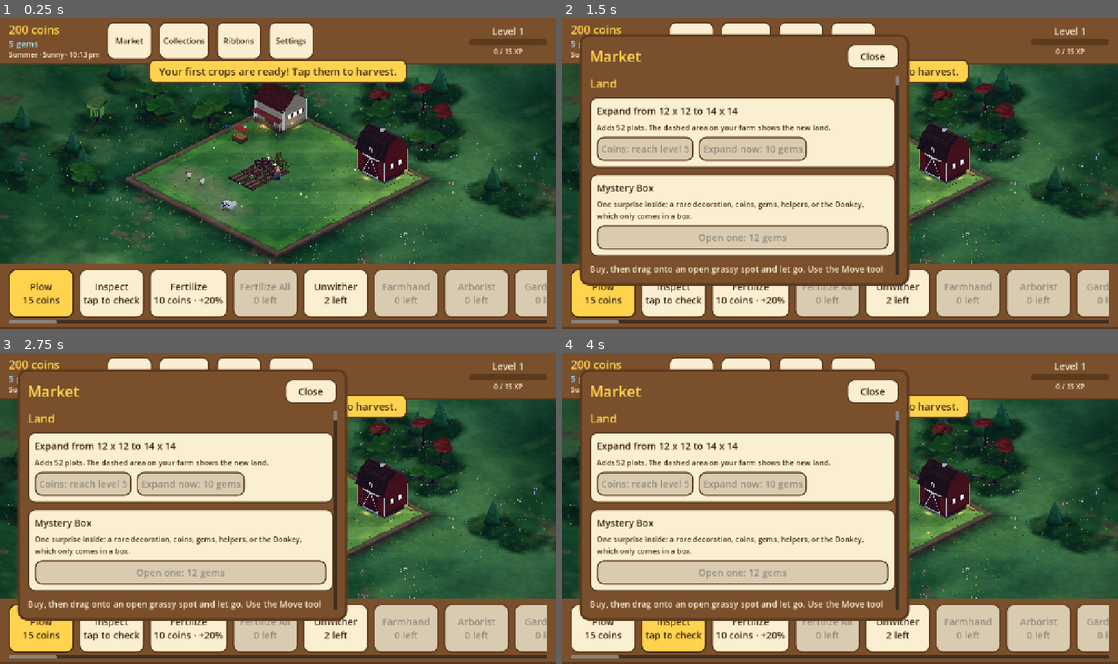
Above: before the commit, frames 1-4 (two rows, left to right).
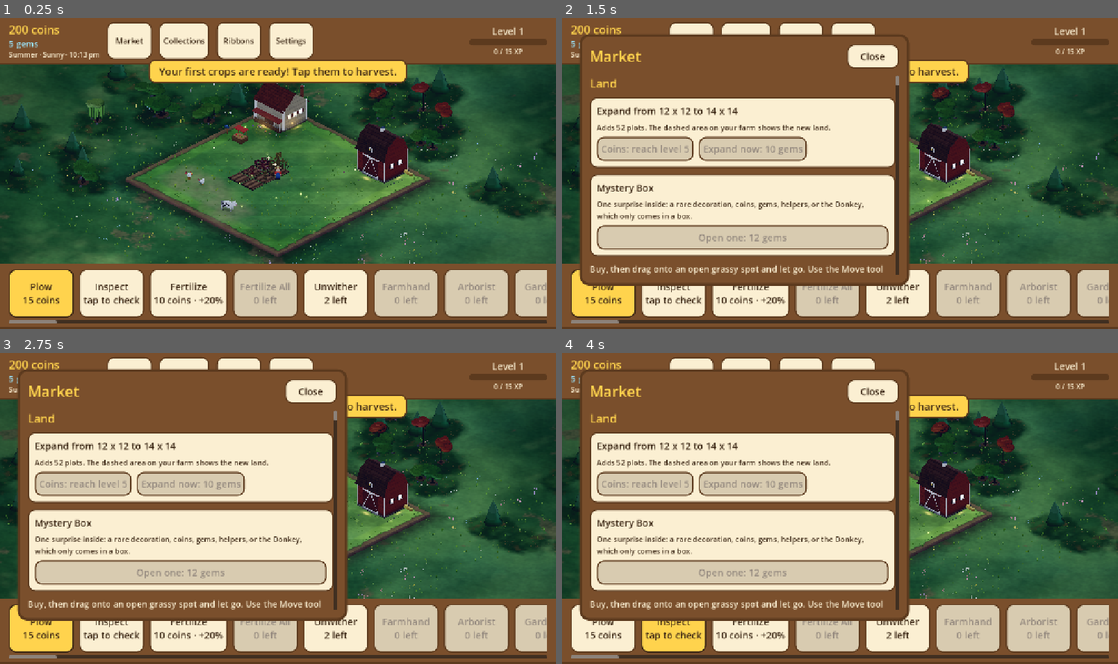
Above: after the commit, the same moments.

Repository: aniket-patra-1998/farm-game
Game: Godot game, scene res://scenes/main.tscn
Two runs of this game, one before a commit and one after it. Both use one fixed random seed, a clock stepped at 60 frames per second and the inputs below.
Inputs:
- Up to frame 1 (0.25 s): no input
- Up to frame 2 (1.5 s): click "Market" at 0.5 s; click "Collections" at 1.25 s
- Up to frame 3 (2.75 s): click "Ribbons" at 2 s
- Up to frame 4 (4 s): click "Plow 15 coins" at 2.75 s; click "Inspect tap to check" at 3.5 s

The runs differ from the first frame. In frame 1, 0.5% of the frame differs, in the area x 12-82%, y 20-55%; in frame 2, 0.2%; in frame 3, 0.3%; in frame 4, 0.3%.

Commit message:
Crowding generalised: data-driven groups, neighbour mask, hidden parts skipped (trees, blooms, fences, hedges)
Co-Authored-By: Claude Sonnet 5.5 <noreply@anthropic.com>
Claude-Session: https://claude.ai/code/session_014fNSr1LTa4ZmUtF6K6voar

Diff:
--- /dev/null
+++ b/data/crowding.json
@@ -0,0 +1,9 @@
+{
+  "_comment": "Groups of things that look grown together when they stand packed: matched by item id first, then by kind. swell/lift/shade are how much a fully surrounded thing widens, stands taller and darkens underneath; hide is how much of its detail that faces a neighbour is left out (it is covered anyway).",
+  "groups": {
+    "tree":   {"kinds": ["tree"],  "swell": 0.1, "lift": 0.2, "shade": 0.3, "hide": 0.5},
+    "bloom":  {"kinds": ["bloom"], "swell": 0.0, "lift": 0.1, "shade": 0.2, "hide": 0.5},
+    "fence":  {"ids": ["wooden_fence", "white_picket_fence"], "swell": 0.0, "lift": 0.0, "shade": 0.0, "hide": 1.0},
+    "hedge":  {"ids": ["hedge"],   "swell": 0.0, "lift": 0.0, "shade": 0.1, "hide": 0.5}
+  }
+}
--- a/scripts/world3d/bloom_model.gd
+++ b/scripts/world3d/bloom_model.gd
@@ -12,7 +12,8 @@
 
 ## Builds the bloom standing on `at` in `parent`.
 static func build_at(parent: Node3D, at: Vector3, it: Dictionary, size: float, ready: bool, withered: bool,
-		full: bool, seed_value: int) -> void:
+		full: bool, seed_value: int, mask := 0) -> void:
+	var crowd := Crowding.share_of(mask)
 	var rng := RandomNumberGenerator.new()
 	rng.seed = seed_value
 	var col := Color.html(str(it.get("color", "#d6304a")))
@@ -25,11 +26,12 @@
 	var root := Node3D.new()
 	root.position = at
 	parent.add_child(root)
-	var stems := ModelKit.scaled(5, 2) if full else 1
+	var stems := maxi(2, roundi(ModelKit.scaled(5, 2) * (1.0 - 0.4 * crowd))) if full else 1
 	for k in stems:
 		var a := TAU * k / stems + rng.randf() * 0.5
 		var off := Vector3(cos(a), 0, sin(a)) * (0.09 if full and k > 0 else 0.0) * size
-		var h := (0.42 + rng.randf_range(-0.06, 0.06)) * size * (1.0 if k == 0 else 0.85)
+		var h := (0.42 + rng.randf_range(-0.06, 0.06)) * (1.0 + Crowding.setting("bloom", "lift") * crowd) \
+			* size * (1.0 if k == 0 else 0.85)
 		var lean := 0.9 if withered else 0.12
 		var flower := Node3D.new()
 		flower.position = off
@@ -44,7 +46,7 @@
 			ModelKit.ball(flower, top, 0.035 * size, ModelKit.paint(col.lerp(STEM, 0.4)), Vector3(0.8, 1.3, 0.8))
 			continue
 		var open := 0.6 if withered else 1.0
-		var petals := ModelKit.scaled(PETALS, 4)
+		var petals := maxi(3, roundi(ModelKit.scaled(PETALS, 4) * (1.0 - 0.5 * crowd)))
 		for pk in petals:
 			var pa := TAU * pk / petals
 			ModelKit.ball(flower, top + Vector3(cos(pa), 0.1, sin(pa)) * 0.045 * size * open, 0.035 * size,
@@ -59,5 +61,5 @@
 	var holder := Node3D.new()
 	var d := Game.catalog.get_def(str(it.get("id", ""))) as BloomDef
 	build_at(holder, Vector3(0.5, 0, 0.5), it, 1.6 * scale, Game.is_ready(o), Game.is_withered(o),
-		d != null and d.is_full(), int(o.get("uid", 0)))
+		d != null and d.is_full(), int(o.get("uid", 0)), Crowding.mask(o))
 	return ModelKit.bake(holder)
--- a/scripts/world3d/crowding.gd
+++ b/scripts/world3d/crowding.gd
@@ -1,47 +1,90 @@
 class_name Crowding
 extends RefCounted
-## How packed in a thing is among its own kind (0: stands alone, 1: every tile round it holds another). A shared
-## visual rule: things that crowd together look grown together, as in FarmVille's orchards. A crowded tree stands
-## a little taller on a longer trunk, its crown swells to meet its neighbours' and its undersides sit in deeper
-## shade, so overlapping crowns read as one leafy mass over a shaded floor of trunks, not as separate balls.
-## A kind opts in by listing itself in GROUPS and reading `of(o)` (or `level(o)`, in a view's key, so the view is
-## rebuilt when a neighbour comes or goes) where it is built.
+## A universal visual and rendering rule for things that stand packed together, as in FarmVille's orchards.
+## Looks: a crowded thing grows as one with its neighbours (a tree stands taller, its crown swells to meet theirs
+## and its underside sits in shade, so crowns read as one leafy mass over a floor of trunks). Cost: the parts of a
+## thing that face a neighbour of its group are covered anyway, so they are left out (a packed orchard draws
+## about three quarters of its trees' parts, a fence run shares its posts). Two trees side by side cost
+## about one and a half.
+## A group lives in data/crowding.json (matched by item id, then by kind). A model asks `mask(o)` of its placed
+## object, reads the group's numbers with `setting`, uses `share_of` for how packed in it is and `covered` to
+## know whether a part faces a neighbour. A view's key holds the mask, so it is rebuilt when a neighbour
+## comes or goes.
 
-const GROUPS: Array[String] = ["tree", "bloom"]   # the kinds that crowd (decorations such as hedges can join)
-const STEPS := 4                                   # `level`: crowd in this many steps (a view is rebuilt per step)
-const SHADE := 0.3                                 # how much darker the lower parts of a fully crowded thing are
-const SWELL := 0.1                                 # how much wider a fully crowded crown grows
-const LIFT := 0.2                                  # how much taller its trunk stands
+const PATH := "res://data/crowding.json"
+## The eight neighbours as (row, col) steps; a mask has one bit each, in this order.
+const DIRS: Array[Vector2i] = [Vector2i(-1, -1), Vector2i(-1, 0), Vector2i(-1, 1), Vector2i(0, -1), Vector2i(0, 1),
+	Vector2i(1, -1), Vector2i(1, 0), Vector2i(1, 1)]
+
+static var _groups: Dictionary = {}
 
 
-## The share of the ring of tiles round `o`'s footprint holding another thing of its kind.
-static func of(o: Dictionary) -> float:
+static func _load() -> void:
+	if not _groups.is_empty():
+		return
+	var parsed: Variant = JSON.parse_string(FileAccess.get_file_as_string(PATH))
+	if parsed is Dictionary:
+		_groups = (parsed as Dictionary).get("groups", {})
+
+
+## The group an object belongs to ("" when it doesn't crowd).
+static func group_of(o: Dictionary) -> String:
+	_load()
+	var id := str(o.get("id", ""))
 	var kind := Game.kind_of(o)
-	if not kind in GROUPS:
-		return 0.0
+	for g: String in _groups:
+		var def: Dictionary = _groups[g]
+		if id in def.get("ids", []) or (not def.has("ids") and kind in def.get("kinds", [])):
+			return g
+	return ""
+
+
+## One number of a group's rules (0 for a group or key that isn't there).
+static func setting(group: String, key: String) -> float:
+	_load()
+	return float((_groups.get(group, {}) as Dictionary).get(key, 0.0))
+
+
+## Which of the eight tiles round `o`'s footprint hold another thing of its group (a bit each, see DIRS).
+static func mask(o: Dictionary) -> int:
+	var group := group_of(o)
+	if group.is_empty() or not o.has("row"):   # previews and sheets show a thing on its own
+		return 0
 	var fp := Game.footprint(str(o["id"]))
 	var row := int(o["row"])
 	var col := int(o["col"])
-	var ring := 0
-	var same := 0
+	var out := 0
 	for r in range(row - 1, row + fp.y + 1):
 		for c in range(col - 1, col + fp.x + 1):
 			if r >= row and r < row + fp.y and c >= col and c < col + fp.x:
 				continue
 			if r < 0 or c < 0 or r >= Game.farm_size or c >= Game.farm_size:
 				continue
-			ring += 1
 			var n := Game.object_at(Game.index_of(r, c))
-			if not n.is_empty() and Game.kind_of(n) == kind:
-				same += 1
-	return float(same) / float(ring) if ring > 0 else 0.0
+			if n.is_empty() or group_of(n) != group:
+				continue
+			var step := Vector2i(signi(r - row) if r < row else (1 if r >= row + fp.y else 0),
+				-1 if c < col else (1 if c >= col + fp.x else 0))
+			out |= 1 << DIRS.find(step)
+	return out
 
 
-## `of`, in whole steps (0..STEPS): what goes in a view's key.
-static func level(o: Dictionary) -> int:
-	return roundi(of(o) * STEPS)
+## How packed in a mask is: 0 alone, 1 with something on every side.
+static func share_of(m: int) -> float:
+	var n := 0
+	for i in DIRS.size():
+		n += (m >> i) & 1
+	return float(n) / DIRS.size()
 
 
-## A step as a share again.
-static func share(step: int) -> float:
-	return float(step) / float(STEPS)
+## Whether a neighbour of the group stands on the side a part faces; `angle` is its direction on the ground
+## (0 along +col, a quarter turn towards +row), in the world, not turned by the model.
+static func covered(m: int, angle: float) -> bool:
+	var s := posmod(roundi(angle / (PI / 4.0)), 8)
+	var step := Vector2i(roundi(sin(s * PI / 4.0)), roundi(cos(s * PI / 4.0)))
+	return (m >> DIRS.find(step)) & 1 == 1
+
+
+## Whether the next tile along a row (`dir` +1 south, -1 north) holds a thing of the group: where a run goes on.
+static func joined(m: int, dir: int) -> bool:
+	return (m >> DIRS.find(Vector2i(dir, 0))) & 1 == 1
--- a/scripts/world3d/decor_model.gd
+++ b/scripts/world3d/decor_model.gd
@@ -40,9 +40,9 @@
 		"dirt_path", "brick_path", "stone_path":
 			_path(root, id, col, int(o.get("uid", 0)))
 		"wooden_fence", "white_picket_fence":
-			_fence_run(root, id == "white_picket_fence", col, int(o.get("uid", 0)))
+			_fence_run(root, id == "white_picket_fence", col, int(o.get("uid", 0)), Crowding.mask(o))
 		"hedge":
-			_hedge(root, int(o.get("uid", 0)))
+			_hedge(root, int(o.get("uid", 0)), Crowding.mask(o))
 		"stone_wall":
 			_stone_wall(root, int(o.get("uid", 0)))
 		"hay_bale":
@@ -365,13 +365,15 @@
 
 ## One tile of fence along its middle (it lines up with fences on the next tiles). Each tile is a little
 ## different: posts a touch taller or shorter, pickets uneven, boards weathered, so a long run looks built by hand.
-static func _fence_run(root: Node3D, picket: bool, col: Color, seed_value: int) -> void:
+static func _fence_run(root: Node3D, picket: bool, col: Color, seed_value: int, mask := 0) -> void:
 	var rng := RandomNumberGenerator.new()
 	rng.seed = seed_value * 7919 + 11
 	var mat := ModelKit.paint(col)
 	var worn := ModelKit.paint(col.darkened(0.12))
 	for z: float in [0.0, 0.5, 1.0]:
 		var h := 0.32 + rng.randf_range(-0.02, 0.03)
+		if z == 1.0 and Crowding.joined(mask, 1):
+			continue   # the next tile's first post stands here
 		ModelKit.box(root, Vector3(0.465, 0, z - 0.035), Vector3(0.535, h, z + 0.035), worn if not picket else mat)
 		# A cap on every post: a little pyramid of wood, so the top sheds rain.
 		ModelKit.cylinder(root, Vector3(0.5, h, z), 0.05, 0.035, mat, 0.012, 4)
@@ -394,7 +396,7 @@
 
 
 ## A clipped hedge: a long body of leaf masses, a flat trimmed top and a few flowers and berries in it.
-static func _hedge(root: Node3D, seed_value: int) -> void:
+static func _hedge(root: Node3D, seed_value: int, mask := 0) -> void:
 	var rng := RandomNumberGenerator.new()
 	rng.seed = seed_value * 104729 + 5
 	for k in 5:
@@ -406,6 +408,8 @@
 			Vector3(1.15, 0.55, 1.1))
 	for k in 6:
 		var at := Vector3(0.5 + rng.randf_range(-0.12, 0.12), rng.randf_range(0.18, 0.34), 0.08 + k * 0.16)
+		if k % 2 == 1 and Crowding.joined(mask, 1) and Crowding.joined(mask, -1):
+			continue   # inside a long hedge the flowers are fewer
 		ModelKit.ball(root, at + Vector3(0, 0, 0), 0.03, ModelKit.paint(Color("#e8d86a") if k % 2 else Color("#d8506a")))
 
 
--- a/scripts/world3d/objects_3d.gd
+++ b/scripts/world3d/objects_3d.gd
@@ -11,7 +11,7 @@
 const MODELLED := ["building", "barn", "crafting", "tree", "animal", "vehicle", "decor", "young", "bloom"]
 const SCENERY_Y := -Ground3D.SLAB
 const SCENERY_CELL := 14.0    # woods are baked in squares this many tiles across
-const GROVE_CROWD := 0.6      # woods stand shoulder to shoulder, so their trees are drawn crowded
+const GROVE_MASK := 0xff       # woods stand shoulder to shoulder: their trees are drawn crowded on every side
 
 const PINE := Color("#2f6b3a")
 
@@ -146,7 +146,7 @@
 	var site := int(Game.land.construction_progress(o) * 10.0) if Game.under_construction(o) else -1
 	return "%s|%d|%d|%d|%s|%d|%s|%d|%s" % [o["id"], int(o["row"]), int(o["col"]), int(o.get("level", 1)),
 		o.get("flip", false), site, Game.kind_of(o) in ["tree", "bloom"] and Game.is_ready(o),
-		Crowding.level(o),
+		Crowding.mask(o),
 		str(o.get("crop", o.get("flower", ""))) + "|%d|%s|%s" % [int(o.get("fed", 0)), Game.is_withered(o), _at_work(o)]]
 
 
@@ -174,7 +174,7 @@
 		"tree":
 			node = Node3D.new()
 			TreeModel.build_at(node, Vector3(fp.x / 2.0, 0, fp.y / 2.0), it, ScaleGuide.factor(str(o["id"])),
-				Game.is_ready(o), int(o["uid"]), true, TreeModel.UNSET, Crowding.share(Crowding.level(o)))
+				Game.is_ready(o), int(o["uid"]), true, TreeModel.UNSET, Crowding.mask(o))
 			node = ModelKit.bake(node)
 		"vehicle":
 			node = VehicleModel.build(it, Game.under_construction(o))
@@ -234,10 +234,10 @@
 				pine(holder, at, 1.0 + fposmod(r * 7.0 + c * 3.0, 0.5))
 			"willow_tree":
 				TreeModel.build_at(holder, at, {"id": "willow"}, 1.15, false, int(r * 31 + c), false, TreeModel.UNSET,
-					GROVE_CROWD)
+					GROVE_MASK)
 			_:
 				TreeModel.build_at(holder, at, {"id": str(t[2])}, 1.2, false, int(r * 31 + c), false, TreeModel.UNSET,
-					GROVE_CROWD)
+					GROVE_MASK)
 	for cell in groups:
 		_scenery.add_child(ModelKit.bake(groups[cell]))
 
--- a/scripts/world3d/tree_model.gd
+++ b/scripts/world3d/tree_model.gd
@@ -60,10 +60,12 @@
 
 
 ## A tree standing on `base` under `parent`; `size` 1 is a full tree on its own tile (crown nearly as wide
-## as it). `leaf` overrides the kind's leaf colour when given. `crowd` (see Crowding) is how packed in it stands:
-## more shade underneath, a taller trunk and a crown that swells to meet its neighbours'.
+## as it). `leaf` overrides the kind's leaf colour when given. `mask` (see Crowding) is which tiles round it hold
+## trees: more shade underneath, a taller trunk, a crown that swells to meet its neighbours', and no parts on the
+## sides they cover.
 static func build_at(parent: Node3D, base: Vector3, it: Dictionary, size := 1.0, ready := false,
-		seed_value := 0, fruit := true, leaf := UNSET, crowd := 0.0) -> Node3D:
+		seed_value := 0, fruit := true, leaf := UNSET, mask := 0) -> Node3D:
+	var crowd := Crowding.share_of(mask)
 	var root := Node3D.new()
 	root.position = base
 	parent.add_child(root)
@@ -73,7 +75,8 @@
 	# Its height: its kind's (oaks low and broad, cherries tall), and this tree's own within that.
 	var tall := float(sh.get("tall", 1.0)) * rng.randf_range(TALL_MIN, TALL_MAX)
 	var upright := str(sh["form"]) not in ["palm", "banana"]
-	sh["trunk_h"] = float(sh["trunk_h"]) * tall * (TRUNK_TALL if upright else 1.0) * (1.0 + Crowding.LIFT * crowd) \
+	var lift := 1.0 + Crowding.setting("tree", "lift") * crowd
+	sh["trunk_h"] = float(sh["trunk_h"]) * tall * (TRUNK_TALL if upright else 1.0) * lift \
 		* (rng.randf_range(TRUNK_VARY_MIN, TRUNK_VARY_MAX) if upright else 1.0)
 	sh["crown_h"] = float(sh["crown_h"]) * tall
 	# This tree's own variation: a little taller or shorter, leaning a little, turned its own way.
@@ -82,8 +85,8 @@
 	var leaf_col := leaf if leaf.a > 0.0 else Color.html(str(sh.get("leaf", LEAF.to_html())))
 	leaf_col = Color.from_hsv(leaf_col.h + rng.randf_range(-0.025, 0.025), leaf_col.s * rng.randf_range(0.92, 1.05),
 		leaf_col.v * rng.randf_range(0.94, 1.04))
-	sh["crown_r"] = float(sh["crown_r"]) * (1.0 + Crowding.SWELL * crowd)
-	var t := {"root": root, "rng": rng, "k": k, "sh": sh, "crowd": crowd, "leaf": leaf_col,
+	sh["crown_r"] = float(sh["crown_r"]) * (1.0 + Crowding.setting("tree", "swell") * crowd)
+	var t := {"root": root, "rng": rng, "k": k, "sh": sh, "crowd": crowd, "mask": mask, "leaf": leaf_col,
 		"shine": float(sh.get("shine", 0.0)),
 		"lean": Vector3(rng.randf_range(-0.06, 0.06), 0, rng.randf_range(-0.06, 0.06)), "blobs": []}
 	var crown: Vector3
@@ -148,7 +151,7 @@
 	var r := float(sh["trunk_r"]) * k * TRUNK_BULK
 	var lean: Vector3 = t["lean"]
 	var trunk := ModelKit.cylinder(root, Vector3.ZERO, r, h,
-		ModelKit.paint(BARK.darkened(Crowding.SHADE * float(t["crowd"]))), r * 0.6, 8)
+		ModelKit.paint(BARK.darkened(Crowding.setting("tree", "shade") * float(t["crowd"]))), r * 0.6, 8)
 	trunk.rotation = Vector3(lean.z, 0, -lean.x)
 	# The trunk flares at the foot into roots that grip the ground.
 	ModelKit.cylinder(root, Vector3.ZERO, r * 1.9, r * 1.4, ModelKit.paint(BARK), r * 1.0, 8)
@@ -203,7 +206,8 @@
 	var foot := Vector3(centre.x, centre.y - float(sh["crown_h"]) * k * 0.6, centre.z)
 	# The light in the tree's own space (the tree is turned at random, the sun is not).
 	var sun := Vector3(-0.45, 0.75, 0.5).normalized().rotated(Vector3.UP, -float(t["root"].rotation.y))
-	var shaded := float(t["crowd"]) * Crowding.SHADE   # in a grove the lower crown is in its neighbours' shade
+	# In a grove the lower crown is in its neighbours' shade.
+	var shaded := float(t["crowd"]) * Crowding.setting("tree", "shade")
 	var lobes := int(sh.get("lobes", CROWN_LOBES))
 	var bump := float(sh.get("bump", CROWN_BUMP))
 	# The core, a soft mass of the whole crown's width, then the masses around it: each one smooth and lumpy,
@@ -219,6 +223,9 @@
 		var p := mid + Vector3(cos(a) * d, y * ch * 0.7, sin(a) * d)
 		var size := cr * mass * lay.z * rng.randf_range(0.85, 1.1)
 		var squash := Vector3(rng.randf_range(1.0, 1.2), flat * rng.randf_range(0.85, 1.05), rng.randf_range(0.95, 1.15))
+		# A mass on a side a neighbour covers is hidden anyway: every other one is left out, with its limb.
+		if i % 2 == 1 and Crowding.covered(int(t["mask"]), a - root.rotation.y):
+			continue
 		_canopy(root, p, squash * size, rng, leaf, sun, 0.1 + 0.2 * (y + 0.3) - shaded, lobes, bump, shine)
 		(t["blobs"] as Array).append([p, size, a])
 		_limb(root, foot, p - Vector3(0, size * 0.45, 0), float(sh["trunk_r"]) * k * float(sh.get("limb", 0.6)))
--- a/tests/suites/world3d_test.gd
+++ b/tests/suites/world3d_test.gd
@@ -791,24 +791,26 @@
 	objects.queue_free()
 
 
-func test_146_trees_standing_together_grow_together() -> void:
+func test_146_things_standing_together_grow_together_and_cost_less() -> void:
 	Game.saving_enabled = false
 	Game.reset_game()
 	Game.farm_size = 24
 	Game.set_objects([])
 	var lone := {"uid": 9301, "id": "apple_tree", "row": 10, "col": 10, "t": Game.now()}
 	Game.add_object(lone)
-	_eq(Crowding.level(lone), 0, "a tree on its own is not crowded")
+	_eq(Crowding.mask(lone), 0, "a tree on its own is not crowded")
 	var around: Array[Vector2i] = [Vector2i(9, 9), Vector2i(9, 10), Vector2i(9, 11), Vector2i(10, 9), Vector2i(10, 11)]
 	var uid := 9302
 	for rc in around:
 		Game.add_object({"uid": uid, "id": "apple_tree", "row": rc.x, "col": rc.y, "t": Game.now()})
 		uid += 1
-	var share := Crowding.of(lone)
+	var share := Crowding.share_of(Crowding.mask(lone))
 	_check(share > 0.5 and share < 0.7, "five of its eight neighbours are trees (%.2f)" % share)
+	_check(Crowding.covered(Crowding.mask(lone), -PI / 2.0), "the side towards the row above is covered")
+	_check(not Crowding.covered(Crowding.mask(lone), PI / 2.0), "the open side is not")
 	var cow := {"uid": 9310, "id": "cow", "row": 11, "col": 10, "t": Game.now()}
 	Game.add_object(cow)
-	_eq(Crowding.of(cow), 0.0, "animals don't crowd")
+	_eq(Crowding.mask(cow), 0, "animals don't crowd")
 	var objects := Objects3D.new()
 	add_child(objects)
 	var key_with: String = objects.call("_key", lone)
@@ -822,14 +824,47 @@
 	add_child(b)
 	TreeModel.build_at(a, Vector3.ZERO, {"id": "apple_tree", "family": "apple"}, 1.0, false, 5, false)
 	TreeModel.build_at(b, Vector3.ZERO, {"id": "apple_tree", "family": "apple"}, 1.0, false, 5, false,
-		TreeModel.UNSET, 1.0)
+		TreeModel.UNSET, 0xff)
 	var box_a := _tree_bounds(a)
 	var box_b := _tree_bounds(b)
 	_check(box_b.size.y > box_a.size.y, "a crowded tree stands taller (%.2f over %.2f)" % [box_b.size.y, box_a.size.y])
-	_check(box_b.size.x > box_a.size.x, "with a wider crown (%.2f over %.2f)" % [box_b.size.x, box_a.size.x])
+	# ...and costs less: the parts that face a neighbour are left out (two side by side cost about 1.5 trees).
+	var tris := func(root: Node3D) -> int:
+		var n := 0
+		for m in _meshes(root):
+			var mesh := (m as MeshInstance3D).mesh
+			for s in mesh.get_surface_count():
+				n += (mesh.surface_get_arrays(s)[Mesh.ARRAY_VERTEX] as PackedVector3Array).size() / 3
+		return n
+	var alone: int = tris.call(a)
+	var packed: int = tris.call(b)
+	_check(packed <= alone * 0.8, "a packed tree draws at most 80%% of a lone one's triangles (%d vs %d)" % [packed,
+		alone])
+	# Fences share the post where one tile ends and the next begins.
+	Game.set_objects([])
+	var f1 := {"uid": 9401, "id": "wooden_fence", "row": 5, "col": 5, "t": Game.now()}
+	var f2 := {"uid": 9402, "id": "wooden_fence", "row": 6, "col": 5, "t": Game.now()}
+	Game.add_object(f1)
+	var single := DecorModel.build(Game.item_data("wooden_fence"), Vector2i(1, 1), f1)
+	Game.add_object(f2)
+	var joined := DecorModel.build(Game.item_data("wooden_fence"), Vector2i(1, 1), f1)
+	_check(tris.call(joined) < tris.call(single), "a fence tile joined to the next shares its end post")
+	single.free()
+	joined.free()
 	a.queue_free()
 	b.queue_free()
 	objects.queue_free()
+
+
+func _meshes(root: Node) -> Array:
+	var out := []
+	var stack: Array[Node] = [root]
+	while not stack.is_empty():
+		var n: Node = stack.pop_back()
+		stack.append_array(n.get_children())
+		if n is MeshInstance3D and (n as MeshInstance3D).mesh != null:
+			out.append(n)
+	return out
 
 
 func _tree_bounds(root: Node3D) -> AABB:
